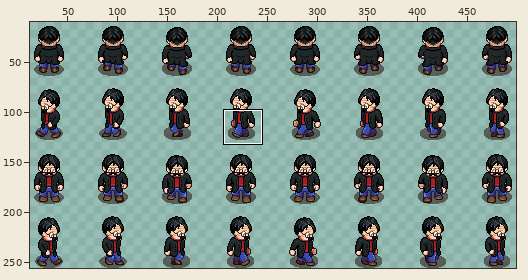
Sprite sheet, stored at app/src/main/res/drawable/groucho_walk.png. The first picture is a wide view before the edit; the outline marks the close-up.
Close-up. Before the edit:
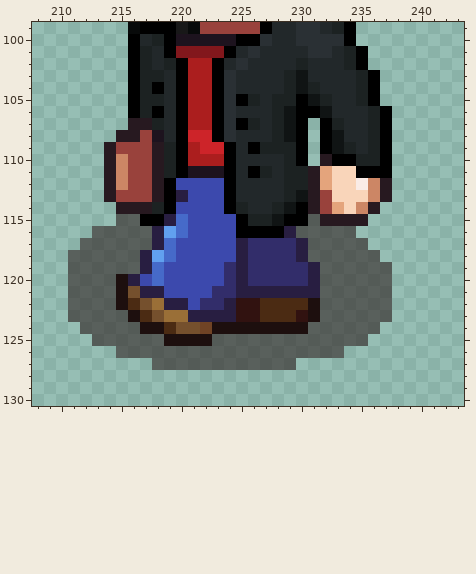
The file is 512x256 pixels. Colours within 5 levels of each other are drawn and written as one. Shown: x 208..243, y 99..130. The wide view leaves out empty margins. The commit also changed other parts of the picture, which this record leaves out.
New version:
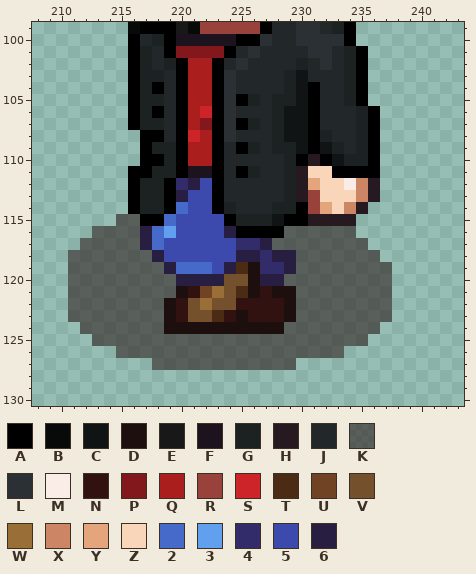
Palette (. is transparent): A #000000  B #080a0a  C #101414  D #1d0f0e  E #181818  F #1d131e  G #1c2222  H #271920  J #22282a  K #2f202098  L #2a3034  M #faece7  N #311210  P #82171c  Q #ab1e1e  R #99423c  S #cd2429  T #4b2b13  U #704325  V #75502d  W #9a6f37  X #cc8665  Y #e4a47c  Z #f9d5ba  2 #466ac9  3 #61a0ef  4 #322d6a  5 #3c49ad  6 #281e41
Changes in this commit:
y 102: x 232 J -> L
y 103: x 234..236 JGA -> GA.
y 104: x 231 G -> A; x 234..236 JGA -> GA.
y 105: x 230..232 ACG -> CAJ; x 234..236 JGA -> GA.
y 106: x 222 Q -> S; x 230 A -> C; x 232 C -> J; x 235..237 JGA -> GA.
y 107: x 216..217 HH -> AG; x 222 Q -> P; x 230..233 A.AG -> CAJJ; x 235..237 JGA -> GA.
y 108: x 215..218 HHRF -> ..AA; x 222 S -> Q; x 230..233 A.AC -> CAGJ; x 235..237 JGA -> GA.
y 109: x 214..218 HRRRH -> ...AG; x 222..227 SSAJAG -> QAJAGJ; x 230..237 A.ACGJGA -> CACGJGA.
y 110: x 214..218 HXRRH -> ...AA; x 223..224 QA -> AJ; x 231..234 .HAA -> HACG; x 236..237 GA -> A.
y 111: x 214..218 HXRRH -> ..AAG; x 223..227 FAJAG -> AJAGJ; x 230..234 GHYZZ -> HZZAA; x 237 A -> .
y 112: x 214..218 HXRRH -> ..AGG; x 220..221 55 -> 46; x 223..224 5A -> AJ; x 230..232 GHY -> HYZ; x 234..237 ZMXH -> MXH.
y 113: x 214..218 HRRRH -> ..AGG; x 223..224 5A -> AJ; x 230..232 CHR -> HRZ; x 235..237 ZXH -> XH.
y 114: x 215..217 HHH -> .AG; x 220 5 -> 2; x 223..225 5AG -> AGJ; x 229 C -> G; x 231..236 HRYZXH -> RYZXH.
y 115: x 219..220 62 -> 25; x 224..225 5A -> AG; x 231 K -> H; x 235 H -> .
y 116: x 217..218 K6 -> 62; x 220 2 -> 5; x 224 5 -> 6; x 229 6 -> K
y 117: x 217..219 K62 -> 625; x 225 6 -> 4; x 227..230 4446 -> 6KKK
y 118: x 217..219 632 -> K65; x 226 4 -> 6; x 228..230 446 -> 66K
y 119: x 217..222 625555 -> KK6222; x 224..226 464 -> 6TD; x 229..231 446 -> 6KK
y 120: x 215..231 D6525555546444446 -> KKKKK6666VVD66KKK
y 121: x 215..231 DV665555446666666 -> KKKKKDNUWVTDNDDKK
y 122: x 215..224 DTVW665446 -> KKKKDNVWVV; x 227..231 TTTTD -> NNDKK
y 123: x 216..225 DTVWW6666N -> KKKDNVVTND; x 227..231 TTTND -> NNDKK
y 124: x 217..222 DDTVVU -> KKDDDD; x 229..230 DD -> KK
y 125: x 219..222 DDDD -> KKKK
